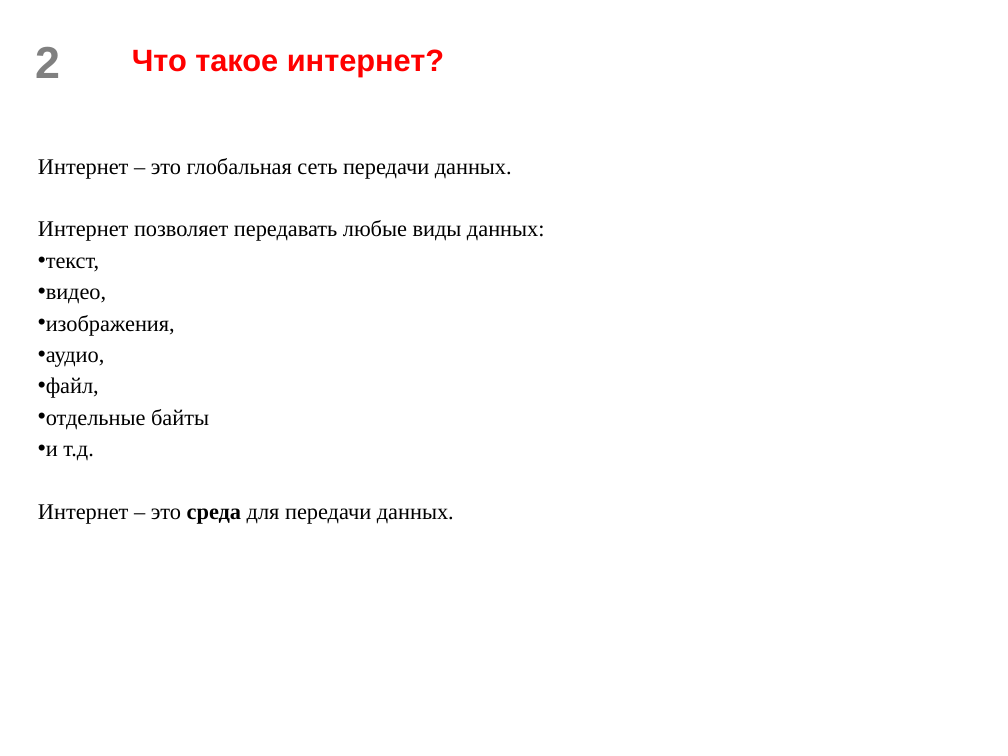
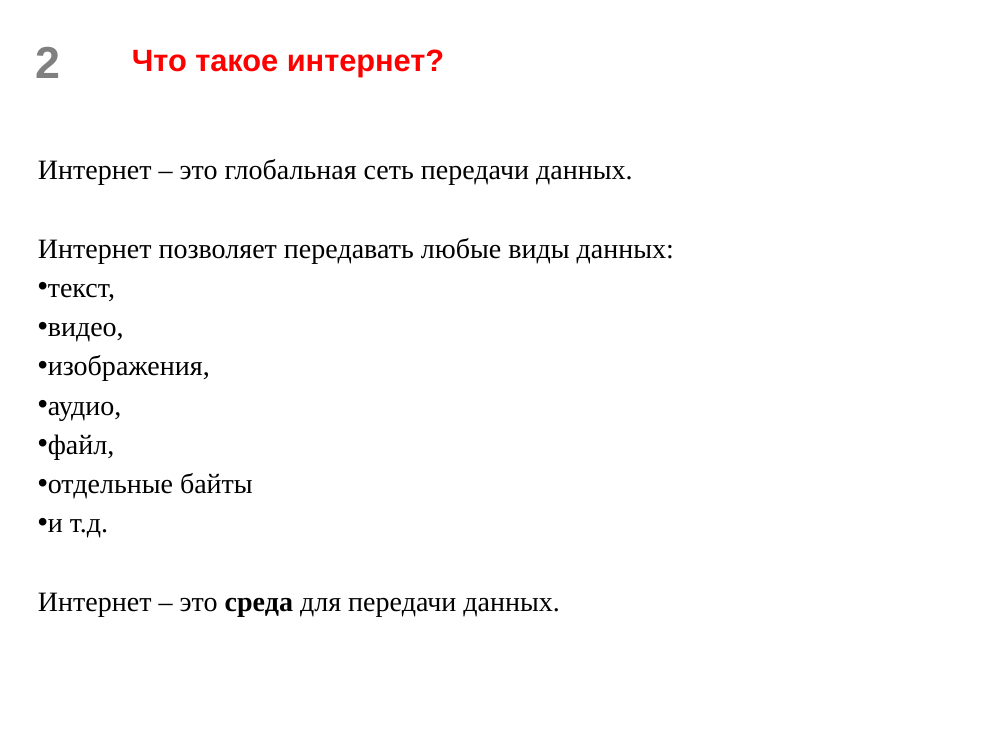
Before and after one commit to scareme/web_flask, a slide deck: slide 2 of Разработка веб-сервисов. Часть 1.pptx. Drawn at 1008x756 pixels with LibreOffice and Linux fonts; fonts in the diff are those of the drawing; background and template pictures are left out. Boxes give left, top, right and bottom in pixels: in the first picture for what was removed or moved away, otherwise in the second. Text is boxed around its words. In the diff, an @@ line names an element or a change of style, - is before the commit and + after.

```diff
--- a/Разработка веб-сервисов. Часть 1.pptx
+++ b/Разработка веб-сервисов. Часть 1.pptx
@@ text "Интернет – это глобальная сеть ..." at [38, 159, 674, 616]: size 16 to 20 pt @@
```
Also in this commit, not shown: 3 other slides changed, 11 slides added, 3 slides removed, 4 other files.
